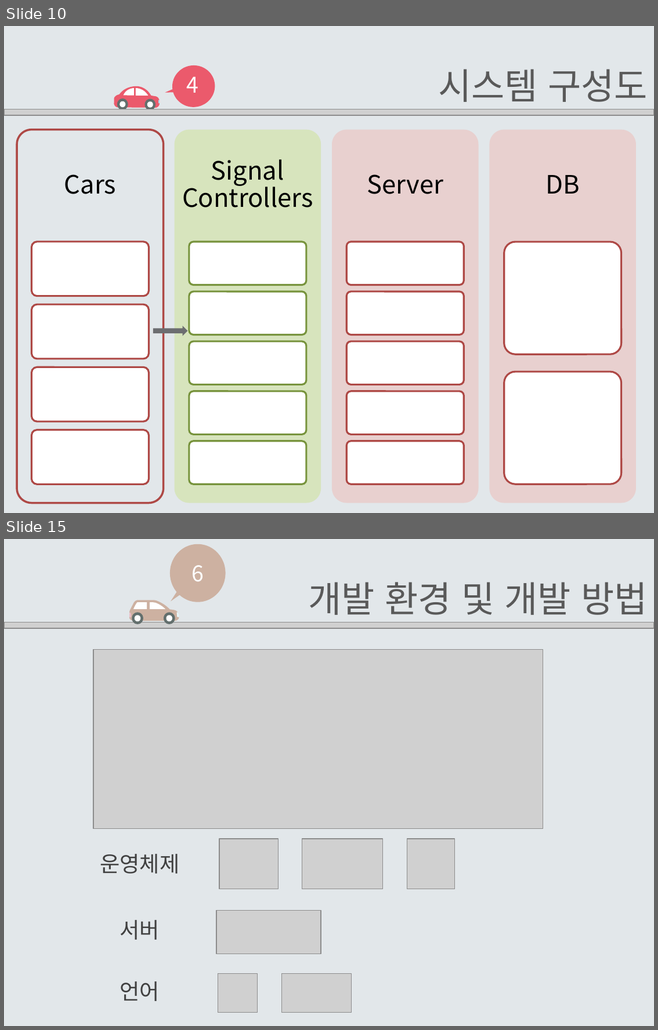
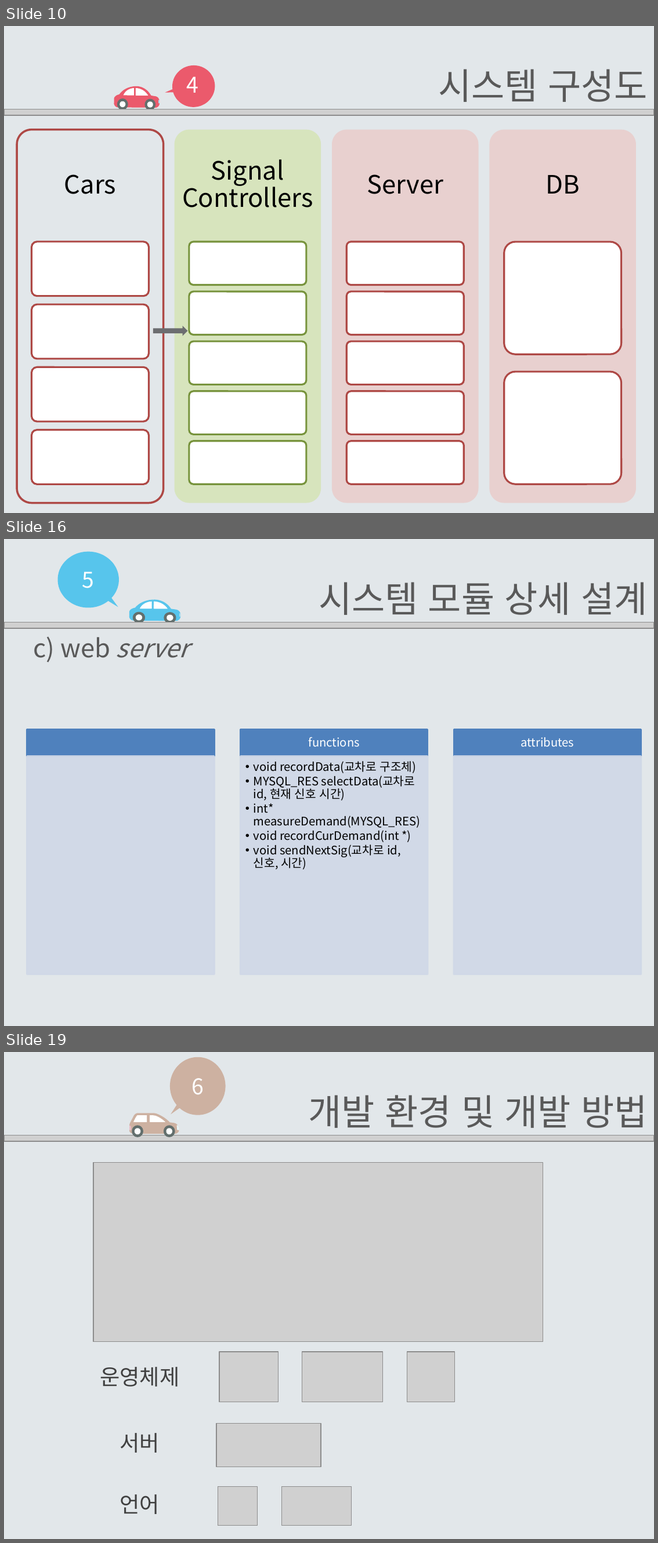
Before and after one commit to EomHeeSang/grad_proj, a slide deck: 발표자료/설계서2-14(엄희상,박주호,김태경).pptx. Shown one above the other, each under a label of ours: slides 10 and 15 before the commit, slides 10, 16 and 19 after it; the slides between them are not shown. The pictures are 658x1030 and 658x1543 pixels, drawn with LibreOffice and Linux fonts; fonts in the diff are those of the drawing; grey boxes stand for pictures. Boxes give left, top, right and bottom in pixels: in the first picture for what was removed or moved away, otherwise in the second. Text is boxed around its words. In the diff, an @@ line names an element or a change of style, - is before the commit and + after.

```diff
--- a/발표자료/설계서2-14(엄희상,박주호,김태경).pptx
+++ b/발표자료/설계서2-14(엄희상,박주호,김태경).pptx
@@ slide 16 added at <box>4,539,654,1026</box>, background #E2E7EA @@
@@ group added at <box>58,551,181,624</box>: 10 freeform shapes, 1 text @@
+5
@@ text added at <box>318,582,647,615</box>, 40 pt, text #595959 @@
+시스템 모듈 상세 설계
@@ picture added at <box>4,622,654,628</box> @@
@@ text added at <box>34,636,189,662</box>, 28 pt, text #595959, italic @@
+c) web server
@@ group added at <box>27,730,641,975</box>: 6 rectangles, 3 texts @@
+functions
+  •• void recordData(교차로 구조체)
+  •• MYSQL_RES selectData(교차로 id, 현재 신호 시간)
+  •• int* measureDemand(MYSQL_RES)
+  •• void recordCurDemand(int *)
+  •• void sendNextSig(교차로 id, 신호, 시간)
+attributes
@@ what was slide 15 is now slide 19 @@
```
Also in this commit, not shown: 5 slides changed, 4 other slides added, 3 other files.
